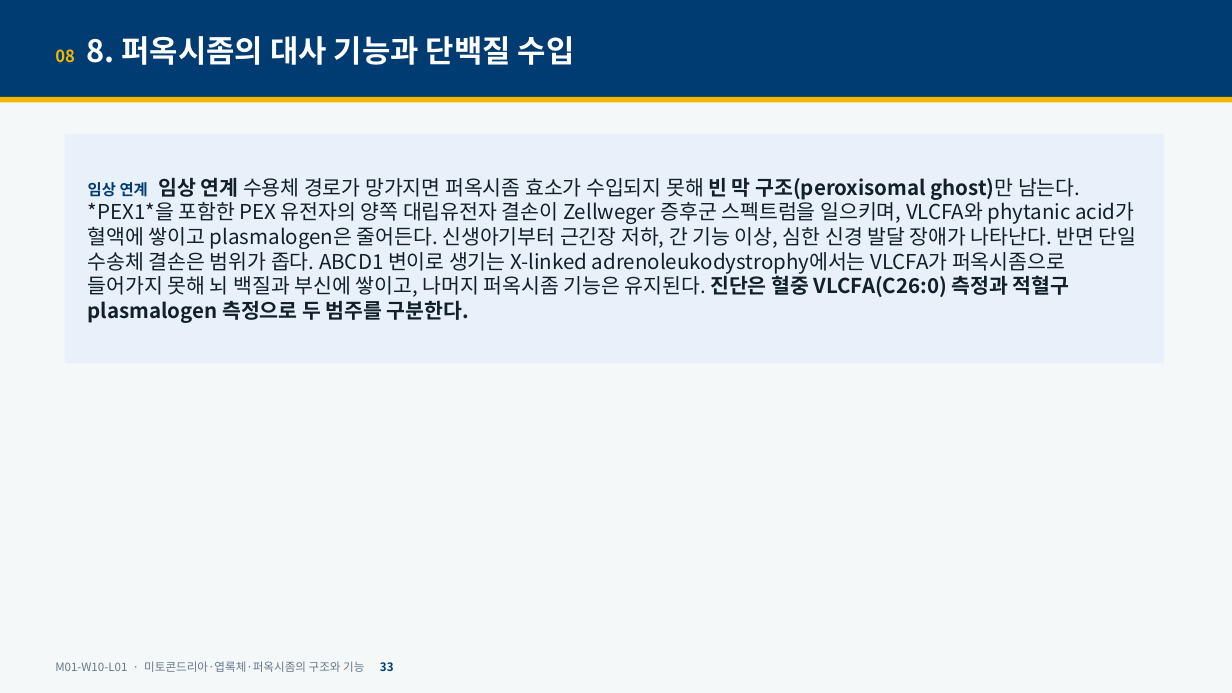
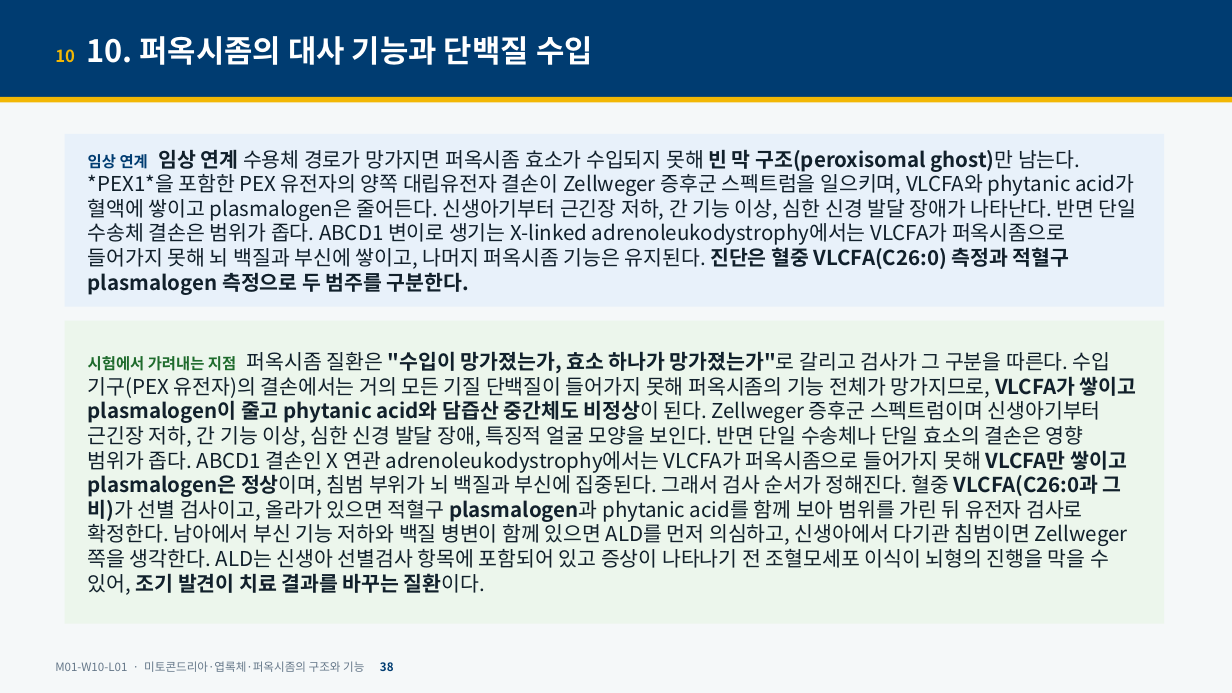
Before and after one commit to hoperiasd2/hoperiasd2.github.io, a slide deck: slide 38 of curriculum/M01/W10/L01/slides.pptx (slide 33 before the commit). Drawn at 1232x693 pixels with LibreOffice and Linux fonts; fonts in the diff are those of the drawing. Boxes give left, top, right and bottom in pixels: in the first picture for what was removed or moved away, otherwise in the second. Text is boxed around its words. In the diff, an @@ line names an element or a change of style, - is before the commit and + after.

```diff
--- a/curriculum/M01/W10/L01/slides.pptx
+++ b/curriculum/M01/W10/L01/slides.pptx
@@ text at (55, 36, 593, 65): text changed @@
-08 8. 퍼옥시좀의 대사 기능과 단백질 수입
+10 10. 퍼옥시좀의 대사 기능과 단백질 수입
@@ rectangle "임상 연계 임상 연계 수용체 ...": place and size @@
-rectangle "임상 연계 임상 연계 수용체 ..." at (65, 134, 1165, 363)
+rectangle "임상 연계 임상 연계 수용체 ..." at (65, 134, 1165, 307)
@@ rectangle added at (65, 321, 1165, 624), fill #ECF6EC, 16 pt, text #11202B @@
+시험에서 가려내는 지점 퍼옥시좀 질환은 "수입이 망가졌는가, 효소 하나가 망가졌는가"로 갈리고 검사가 그 구분을 따른다. 수입 기구(PEX 유전자)의 결손에서는 거의 모든 기질 단백질이 들어가지 못해 퍼옥시좀의 기능 전체가 망가지므로, VLCFA가 쌓이고 plasmalogen이 줄고 phytanic acid와 담즙산 중간체도 비정상이 된다. Zellweger 증후군 스펙트럼이며 신생아기부터 근긴장 저하, 간 기능 이상, 심한 신경 발달 장애, 특징적 얼굴 모양을 보인다. 반면 단일 수송체나 단일 효소의 결손은 영향 범위가 좁다. ABCD1 결손인 X 연관 adrenoleukodystrophy에서는 VLCFA가 퍼옥시좀으로 들어가지 못해 VLCFA만 쌓이고 plasmalogen은 정상이며, 침범 부위가 뇌 백질과 부신에 집중된다. 그래서 검사 순서가 정해진다. 혈중 VLCFA(C26:0과 그 비)가 선별 검사이고, 올라가 있으면 적혈구 plasmalogen과 phytanic acid를 함께 보아 범위를 가린 뒤 유전자 검사로 확정한다. 남아에서 부신 기능 저하와 백질 병변이 함께 있으면 ALD를 먼저 의심하고, 신생아에서 다기관 침범이면 Zellweger 쪽을 생각한다. ALD는 신생아 선별검사 항목에 포함되어 있고 증상이 나타나기 전 조혈모세포 이식이 뇌형의 진행을 막을 수 있어, 조기 발견이 치료 결과를 바꾸는 질환이다.
```
Also in this commit, not shown: 36 other slides changed, 14 slides added, 5 other files.
